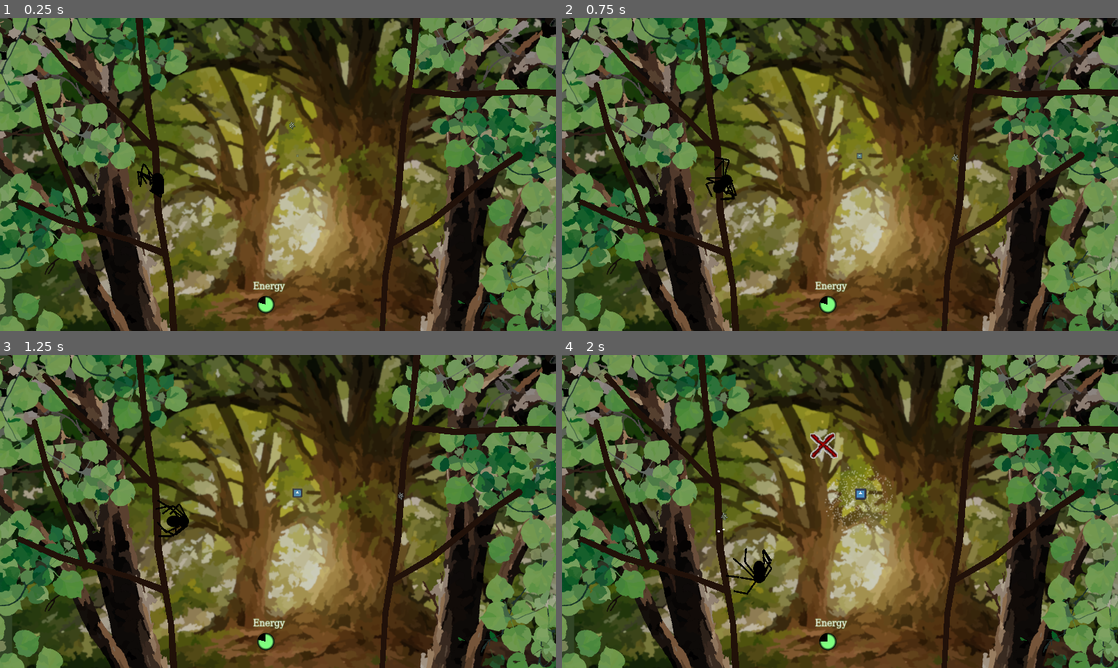
Above: before the commit, frames 1-4 (two rows, left to right).
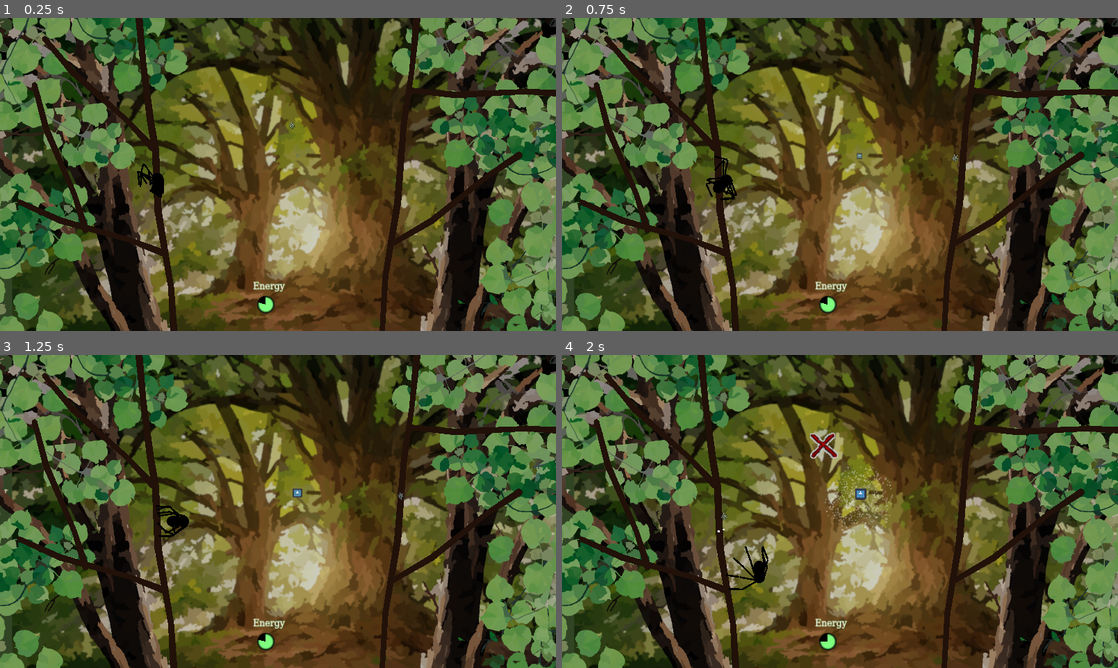
Above: after the commit, the same moments.

Repository: InRe-Dan/ld56
Game: Godot game, scene res://world/world.tscn
Same seed, same stepped clock (60 frames per second), same inputs: the game is played once before the commit and once after it. The engine's default icon, where the game draws it, is replaced by a stand-in: a white triangle on a blue panel in a dark square.
Inputs (mouse positions are in pixels of both pictures, inside the frame that each line leads up to):
- Up to frame 1 (0.25 s): no input
- Up to frame 2 (0.75 s): move the mouse to (962, 158) at 0.52 s; hold D (move_right) from 0.53 s (still down); hold Right mouse button (destroy_web) from 0.53 s (still down)
- Up to frame 3 (1.25 s): keep holding D (move_right); keep holding Right mouse button (destroy_web)
- Up to frame 4 (2 s): move the mouse to (728, 527) at 1.27 s; release D (move_right) at 1.28 s; release Right mouse button (destroy_web) at 1.28 s; hold S (move_down) from 1.28 s (still down); click (728, 527) at 1.35 s

Frame 1 is identical in both runs. In frame 2, less than 0.1% of the frame differs, in the area x 25-32%, y 44-59%; in frame 3, 0.1%; in frame 4, 0.2%, in the area x 29-38%, y 61-77%.

Commit message:
Leg step update

Diff:
--- a/spider/leg.gd
+++ b/spider/leg.gd
@@ -14,6 +14,7 @@
 const distance_threshold : float = 50
 var marker_target_position : Vector2
 var stepping : bool = false
+var stepping_to : Vector2
 var on_branch : bool = false
 
 func NearestPointOnLine(start : Vector2, end : Vector2, pnt : Vector2) -> Vector2:
@@ -52,8 +53,9 @@
 	var dist = marker_target_position.distance_to(marker.global_position)
 	if dist > distance_threshold:
 		stepping = true
+		stepping_to = marker_target_position
 	if dist < 5:
 		stepping = false
 
 	if stepping:
-		marker.global_position = lerp(marker.global_position, marker_target_position, clamp(10 * delta, 0, 1.0))
+		marker.global_position = lerp(marker.global_position, stepping_to, clamp(10 * delta, 0, 1.0))
